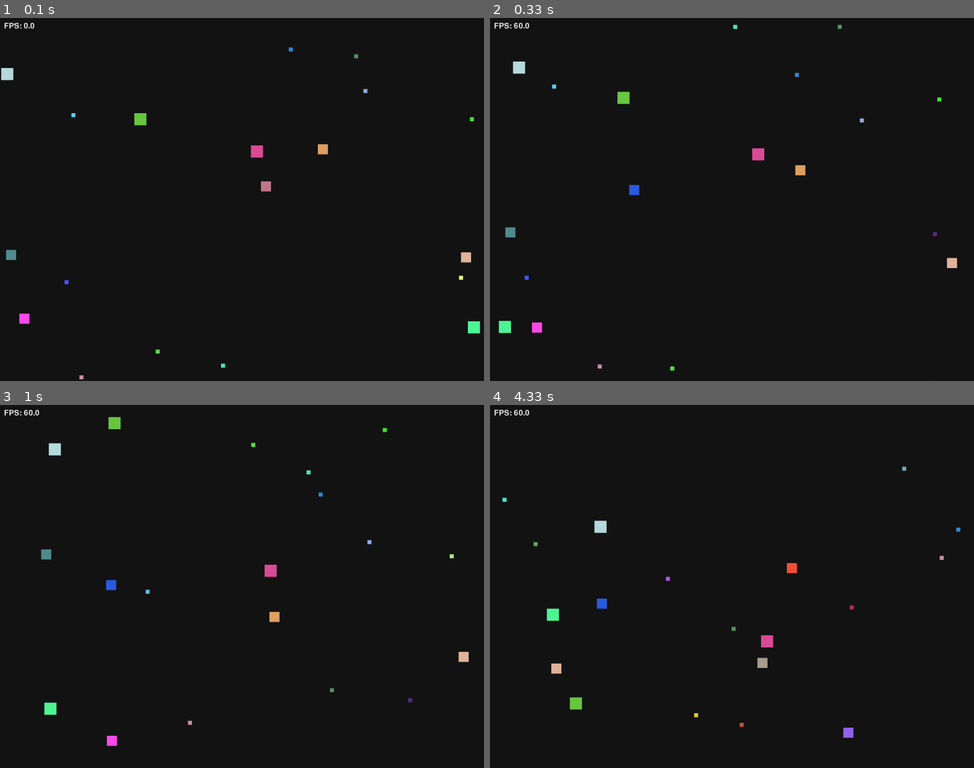
Above: before the commit, frames 1-4 (two rows, left to right).
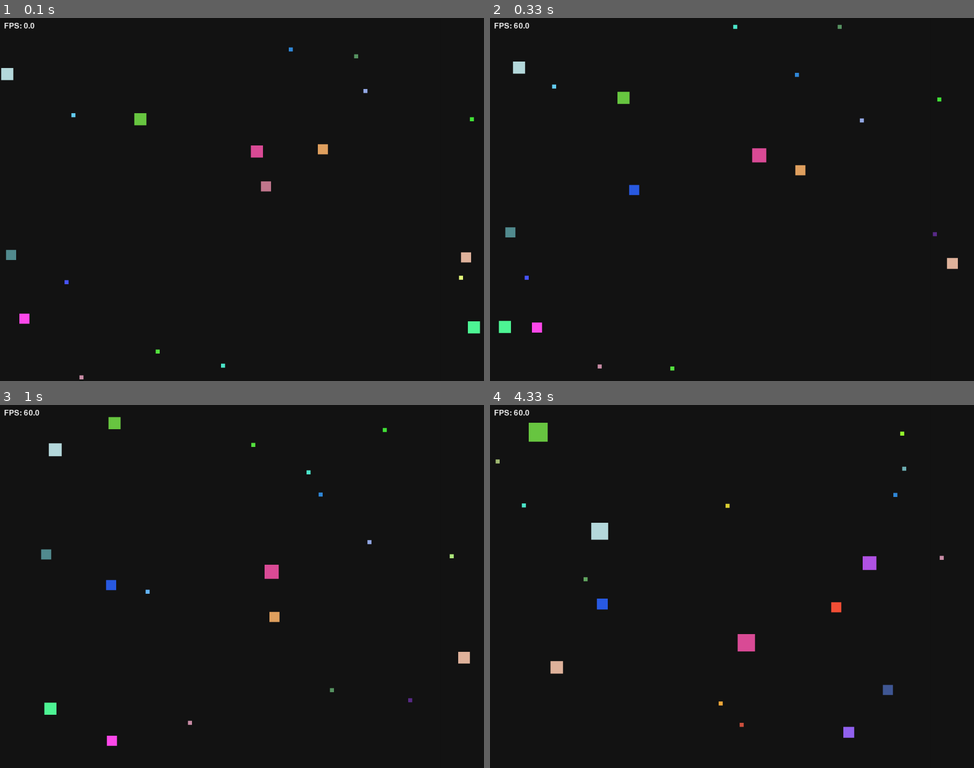
Above: after the commit, the same moments.

Repository: Meaow-09/lab8-pygame
Game: pygame game, started from main.py
Same seed, same stepped clock (60 frames per second), same inputs: the game is played once before the commit and once after it.
Inputs:
- Up to frame 1 (0.1 s): no input
- Up to frame 2 (0.33 s): no input
- Up to frame 3 (1 s): no input
- Up to frame 4 (4.33 s): no input

Frame 1 is identical in both runs. In frame 2, less than 0.1% of the frame differs, in the area x 54-97%, y 35-70%; in frame 3, less than 0.1%; in frame 4, 1.4%, in the area x 1-98%, y 4-92%.

Commit message:
exam: q6 - eating++

Diff:
--- a/main.py
+++ b/main.py
@@ -14,8 +14,11 @@
 MAX_LIFE_TIME = 60
 MIN_SQUARE_SIZE = 15
 MAX_SQUARE_SIZE = 75
+
+MIN_DETECTION_RANGE = 40
 CHASING_FACTOR = 2
-MIN_DETECTION_RANGE = 40
+EATING_FACTOR = 0.2
+
 MIX_SQUARES = [25] * 5 + [10] * 10 + [30] * 4
 
 
@@ -241,7 +244,7 @@
 
         if square["life_time"] <= 0:
             squares.remove(square)
-            new = create_square(square["size"])
+            new = create_square(int(square["size"]))
             squares.append(new)
         else:
             # Multiply velocity by delta_time to make movement independent of frame rate.
@@ -263,8 +266,10 @@
             if check_collision(square, other):
                 if other["size"] < square["size"]:
                     squares.remove(other)
-                    new = create_square(other["size"])
+                    new = create_square(int(other["size"]))
                     squares.append(new)
+                    if square["size"] < MAX_SQUARE_SIZE:
+                        square["size"] += other["size"] * EATING_FACTOR
 
 
 
